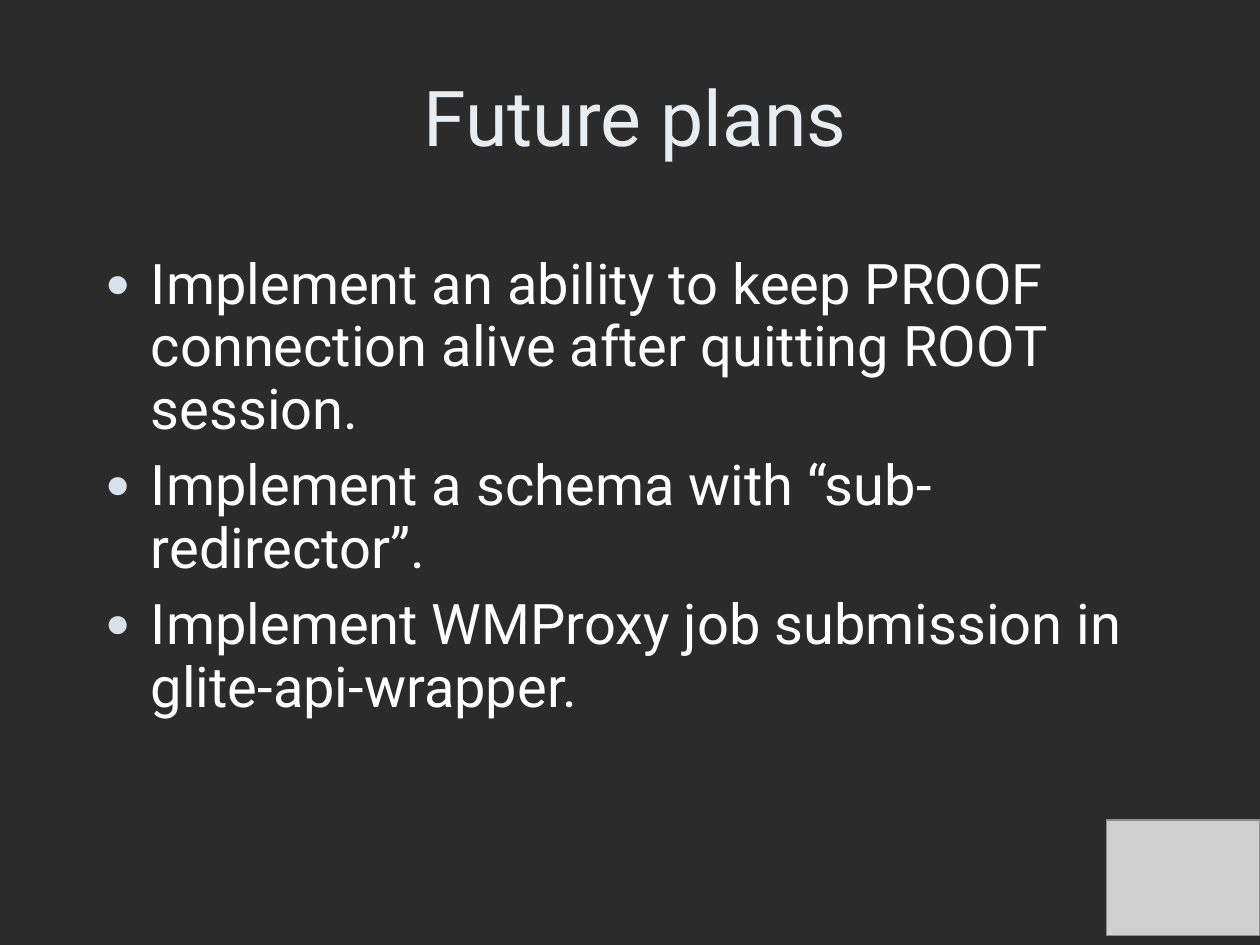
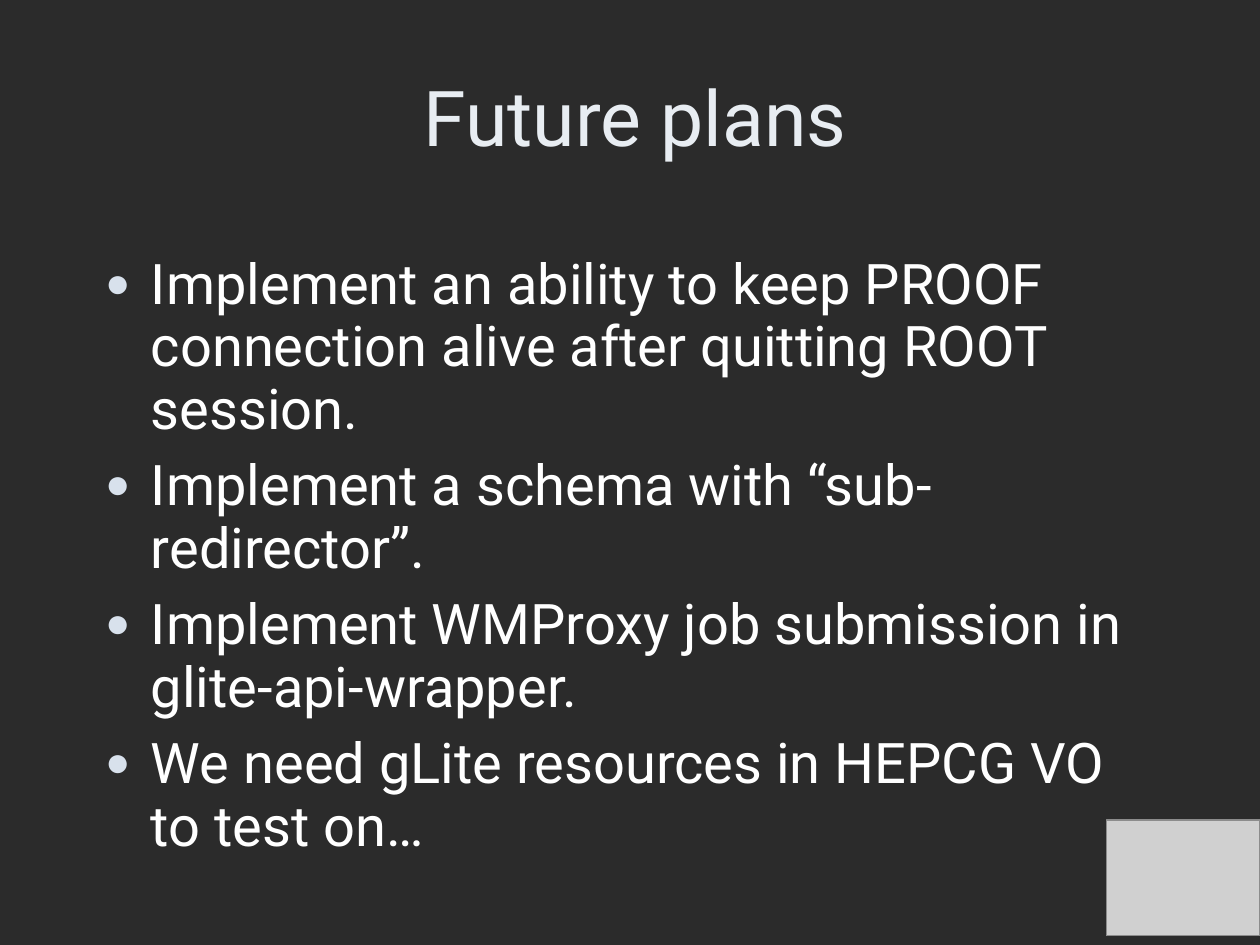
Before and after one commit to AnarManafov/PoDDocumentation, a slide deck: slide 8 of HEPCG-Workshops/2007-Jun/HEPCG-Workshops-2007-Jun(GSI).ppt. Drawn at 1260x945 pixels with LibreOffice and Linux fonts; fonts in the diff are those of the drawing; grey boxes stand for pictures; background and template pictures are left out; a plain dark background stands for a picture behind light text. Boxes give left, top, right and bottom in pixels: in the first picture for what was removed or moved away, otherwise in the second. Text is boxed around its words. In the diff, an @@ line names an element or a change of style, - is before the commit and + after.

```diff
--- a/HEPCG-Workshops/2007-Jun/HEPCG-Workshops-2007-Jun(GSI).ppt
+++ b/HEPCG-Workshops/2007-Jun/HEPCG-Workshops-2007-Jun(GSI).ppt
@@ text at (151,741,1104,847): paragraph added @@
+● We need gLite resources in HEPCG VO to test on…
```
Also in this commit, not shown: 3 other slides changed, 1 other file.
